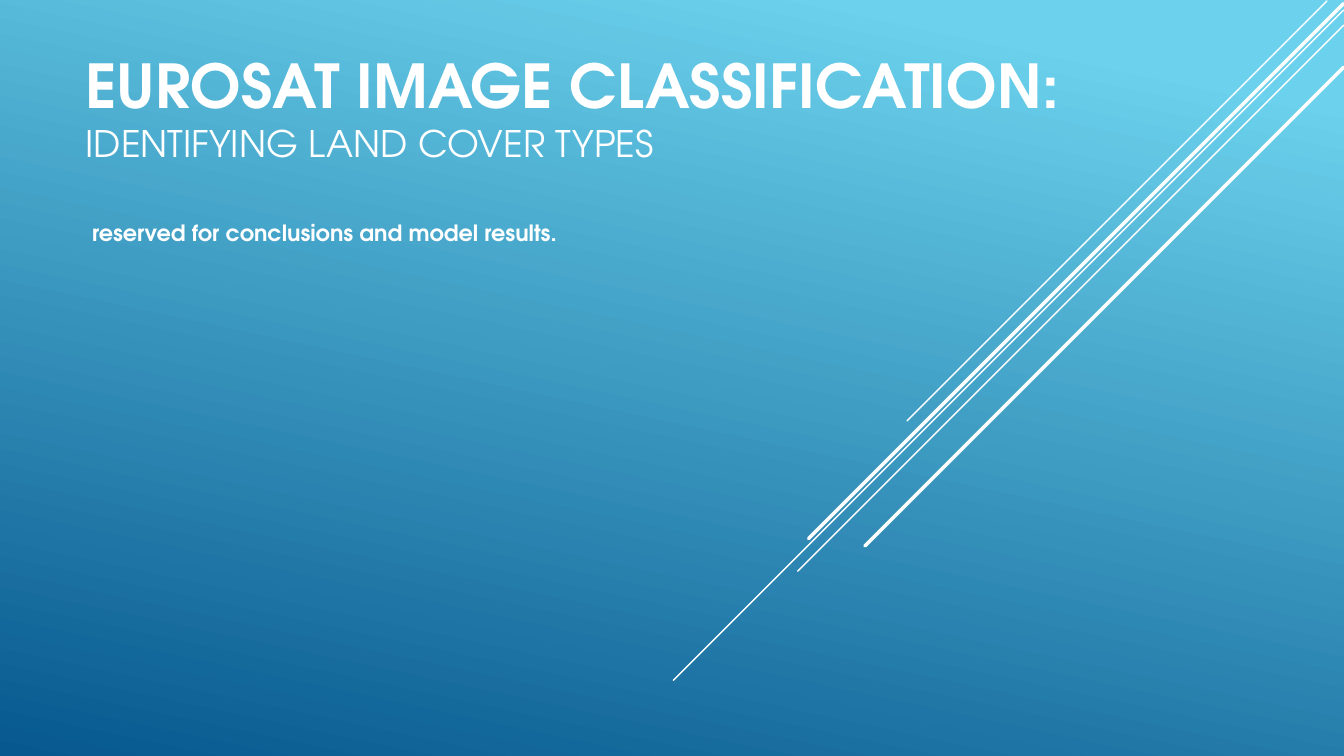
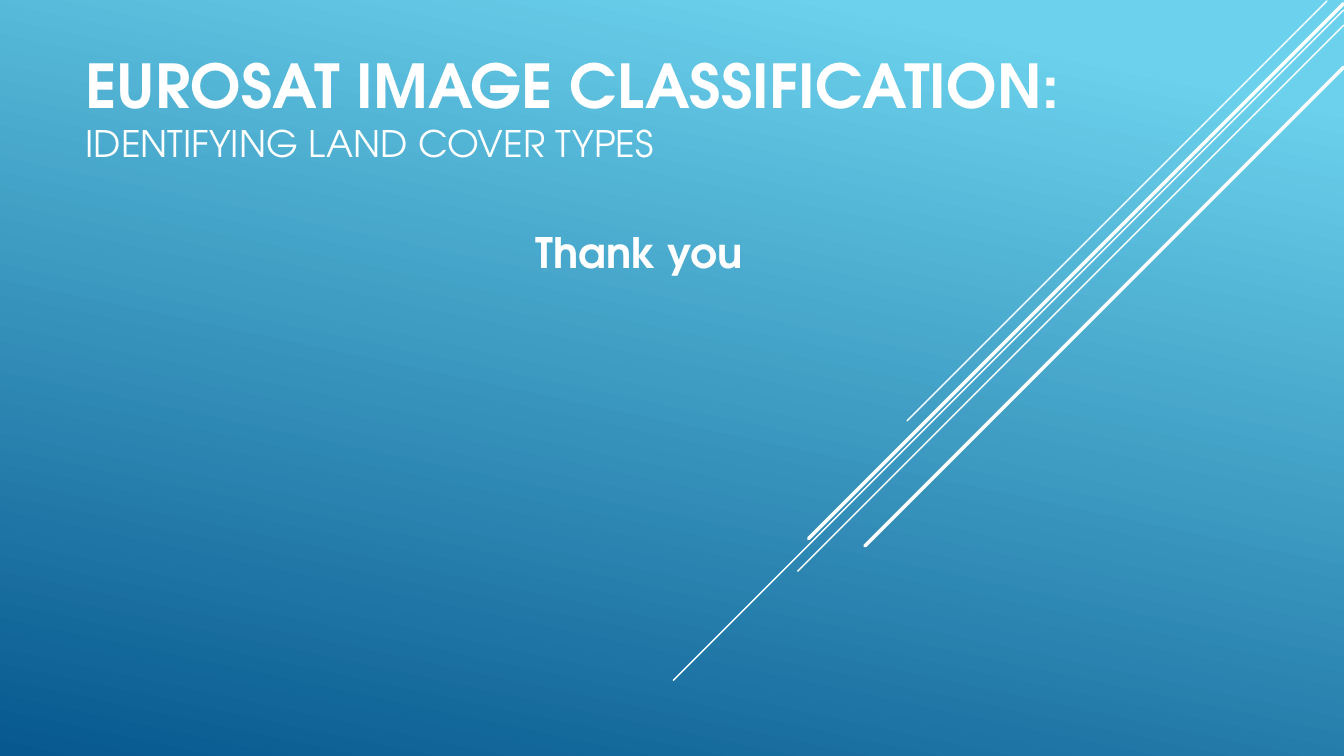
Before and after one commit to sadhchanGitHub/data_science_projects, a slide deck: slide 10 of cas_deepL_project/Eurosat_Image_Classification_Project.pptx (slide 9 before the commit). Drawn at 1344x756 pixels with LibreOffice and Linux fonts; fonts in the diff are those of the drawing. Boxes give left, top, right and bottom in pixels: in the first picture for what was removed or moved away, otherwise in the second. Text is boxed around its words. In the diff, an @@ line names an element or a change of style, - is before the commit and + after.

```diff
--- a/cas_deepL_project/Eurosat_Image_Classification_Project.pptx
+++ b/cas_deepL_project/Eurosat_Image_Classification_Project.pptx
@@ subtitle at (536, 237, 743, 276): text changed; size 16 to 30 pt @@
-reserved for conclusions and model results.
+Thank you
```
Also in this commit, not shown: 3 other slides changed, 3 slides added, 2 slides removed, 29 other files.
